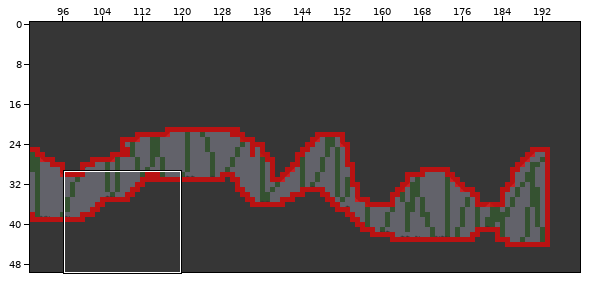
An edit to a level. Tiled map, MyGame/Game/maps/TiledMap_2.tmx. The first picture is a wide view before the edit; the outline marks the close-up.
Close-up. Earlier state:
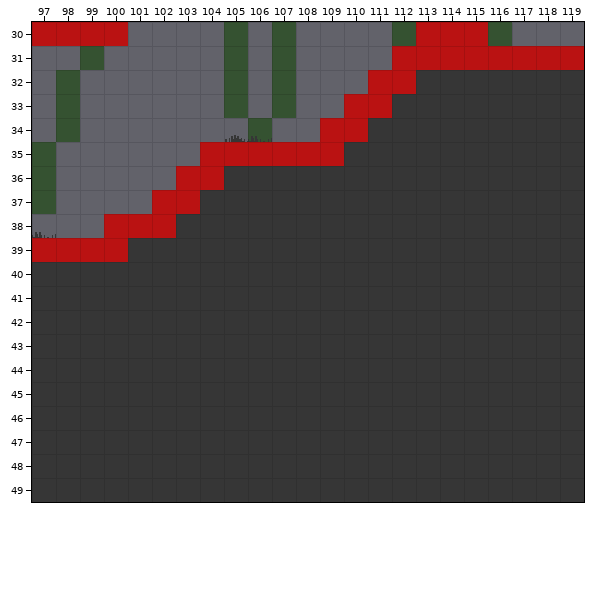
Cells are 16x16 px. Shown: x 97..119, y 30..49. The commit also changed other parts of the map, which this record leaves out.
The result:
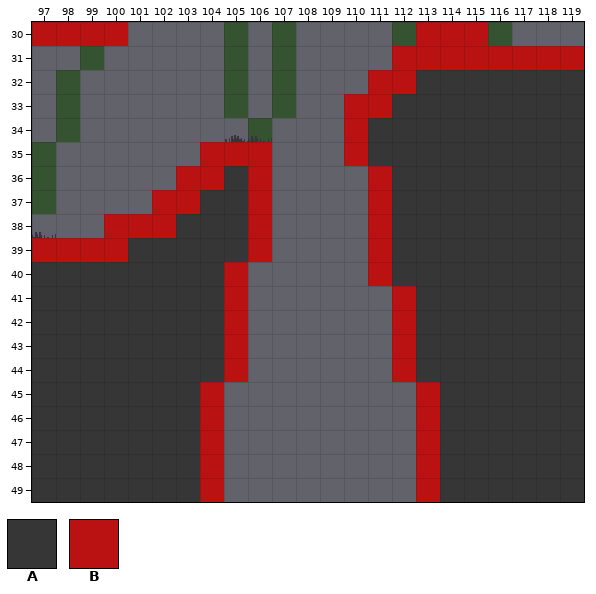
Key: from "1a Capa": A 0, B 5.
_ is an empty cell.
See-through tiles are keyed as they look on the map.
What changed:
Layer "1st Layer":
y 34: x 109 A -> _
y 35: x 107..109 AAA -> ___
y 36..39: x 107..110 AAAA -> ____
y 40: x 106..110 AAAAA -> _____
y 41..44: x 106..111 AAAAAA -> ______
y 45..49: x 105..112 AAAAAAAA -> ________
Layer "Collision":
y 34: x 109 B -> _
y 35: x 107..110 BBB_ -> ___B
y 36..39: x 106 _ -> B; x 111 _ -> B
y 40: x 105 _ -> B; x 111 _ -> B
y 41..44: x 105 _ -> B; x 112 _ -> B
y 45..49: x 104 _ -> B; x 113 _ -> B
